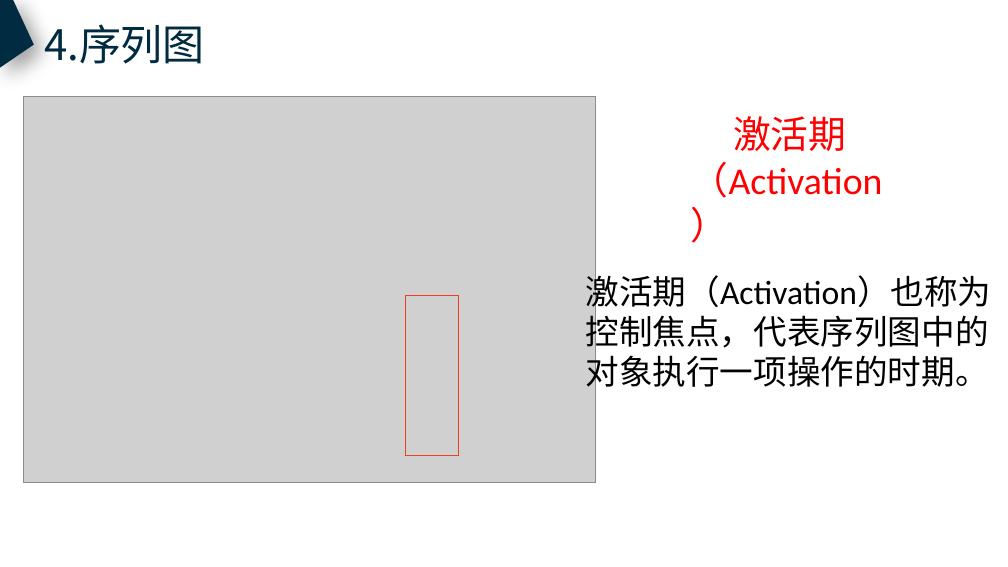
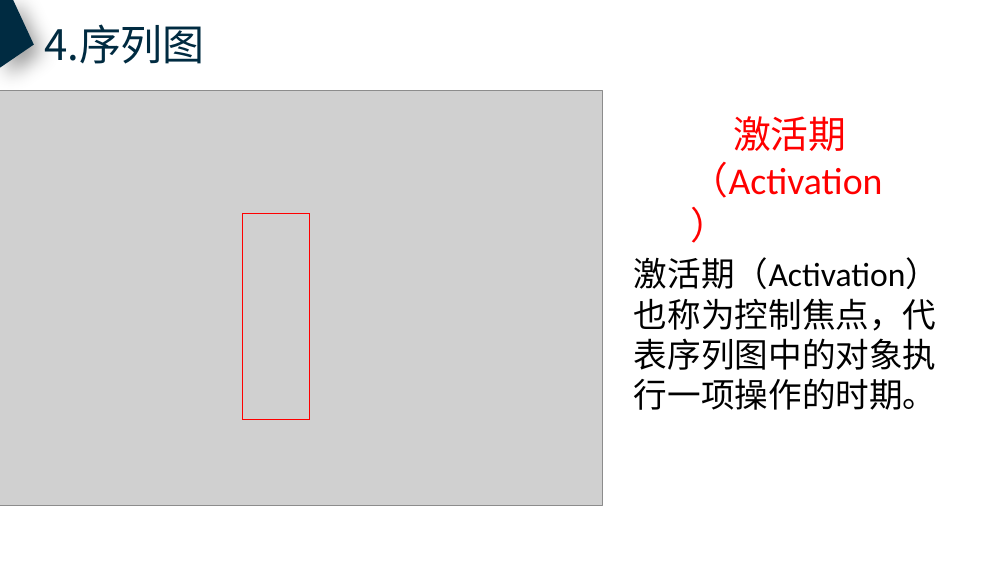
Before and after one commit to PRD2018-G10/TeachingAssistWebsiteProject, a slide deck: slide 19 of 非受控文档/2翻转PPT/PRD2018-G10-UML基础Ⅳ.pptx. Drawn at 1008x567 pixels with LibreOffice and Linux fonts; fonts in the diff are those of the drawing; grey boxes stand for pictures. Boxes give left, top, right and bottom in pixels: in the first picture for what was removed or moved away, otherwise in the second. Text is boxed around its words. In the diff, an @@ line names an element or a change of style, - is before the commit and + after.

```diff
--- a/非受控文档/2翻转PPT/PRD2018-G10-UML基础Ⅳ.pptx
+++ b/非受控文档/2翻转PPT/PRD2018-G10-UML基础Ⅳ.pptx
@@ picture resized from (x1=23, y1=97, x2=596, y2=483) to (x1=0, y1=91, x2=602, y2=506) @@
@@ rectangle added at (x1=243, y1=214, x2=309, y2=419), outline #FF0000 1 pt @@
@@ text at (x1=634, y1=257, x2=939, y2=410): text changed @@
-激活期（Activation）也称为
-控制焦点，代表序列图中的
-对象执行一项操作的时期。
+激活期（Activation）也称为控制焦点，代表序列图中的对象执行一项操作的时期。
@@ rectangle removed at (x1=406, y1=296, x2=460, y2=456) @@
```
Also in this commit, not shown: 5 other slides changed.
